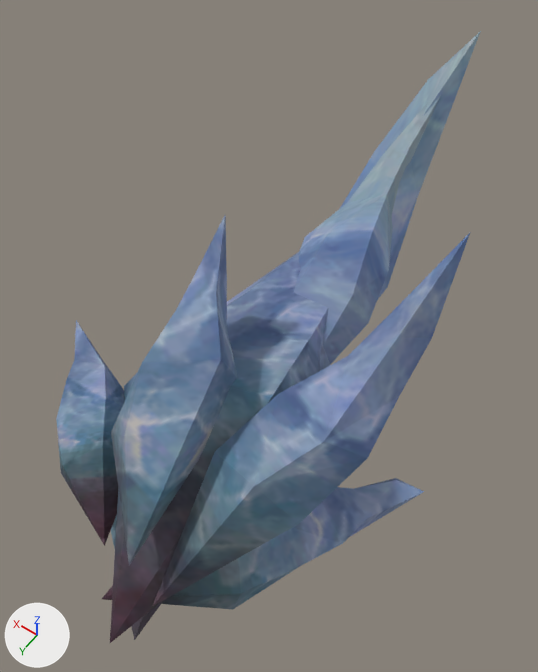
Two versions of the OBJ model sceneobjs/juqing_yewai_573/juqing_yewai_573_shuijing02.obj, one commit apart.
Both versions are drawn from a 50 mm camera at (-102.0, 29.0, 286.0) aimed at (27.0, -151.0, 4.0). The lights are fixed; the arrows at lower left show +X, +Y and +Z. Where no turn or scale is listed for an object, it has been applied to the vertices. Vertices at the same position are counted once.

Names of what the first picture shows: 'juqing_yewai_573_shuijing02'.
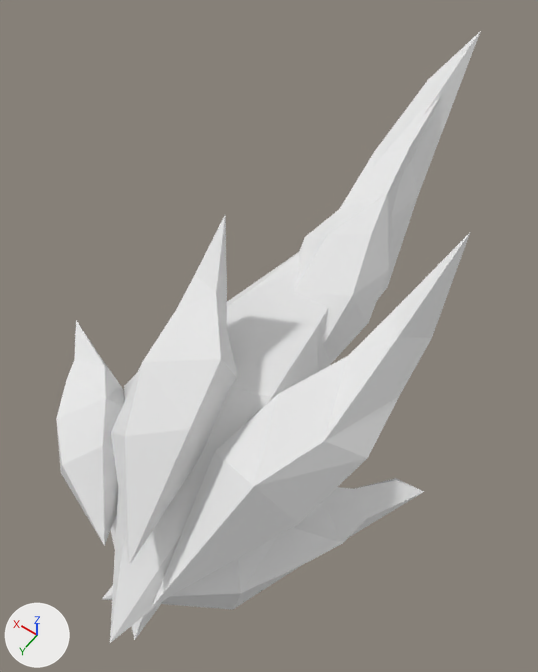
Diff of the bpy script that builds the scene:
```diff
--- a/sceneobjs/juqing_yewai_573/juqing_yewai_573_shuijing02.obj.py
+++ b/sceneobjs/juqing_yewai_573/juqing_yewai_573_shuijing02.obj.py
@@ mat_material_3_1 @@
+mat_material_3_1 = principled_material('material_3')
+mat_material_3_1.base_color = (0.8, 0.8, 0.8)  # white #e7e7e7
+mat_material_3_1.roughness = 1.0
@@ mat_material_1_1 @@
+mat_material_1_1 = principled_material('material_1')
+mat_material_1_1.base_color = (0.8, 0.8, 0.8)  # white #e7e7e7
+mat_material_1_1.roughness = 1.0
@@ me_juqing_yewai_573_shuijing02 @@
 me_juqing_yewai_573_shuijing02.from_pydata(...)  # 294 vertices, 532 faces; spans x -68.0..92.0, y -334.0..-2.0, z -72.0..89.0
 # used by ob_juqing_yewai_573_shuijing02; location = (0.0, 0.0, 0.0)
-me_juqing_yewai_573_shuijing02.materials.append(mat_material_1)  # picture img_juqing_yewai_573_shuijing01_01_png
+# me_juqing_yewai_573_shuijing02 part 1: all 266 faces that had it switch from mat_material_3 (picture img_tx_juqing_yewai_573_shuijing01_02_png) to mat_material_3_1 (white #e7e7e7)
+me_juqing_yewai_573_shuijing02.materials.append(mat_material_1_1)  # white #e7e7e7
```

What differs and where, as boxes [x1, y1, x2, y2] in the pictures (538 x 672 px):
part 1 of me_juqing_yewai_573_shuijing02, recoloured (blue to white)
    both: [56, 31, 481, 643]
